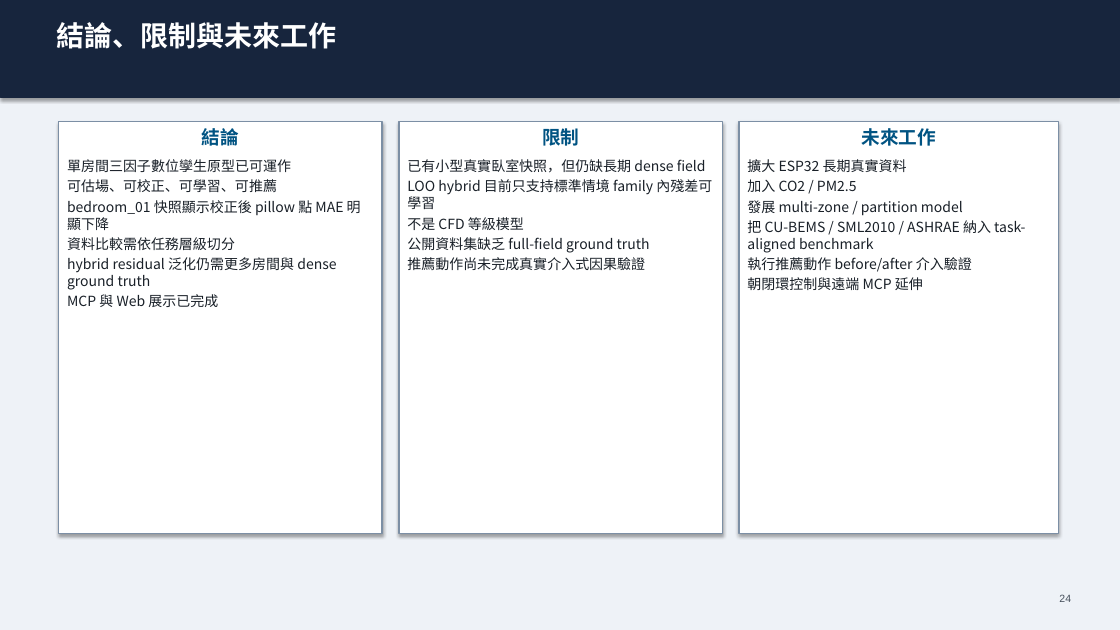
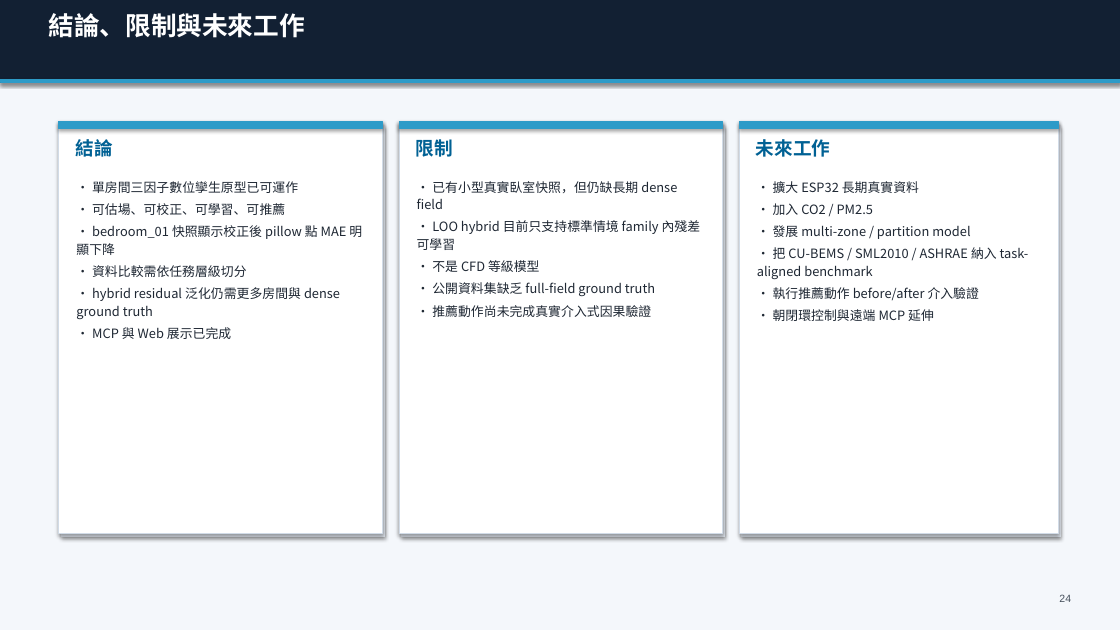
Before and after one commit to Yunitrish006006/A-Spatial-Digital-Twin-Prototype-for-Indoor-Spaces-with-Environmental-Factors, a slide deck: slide 24 of docs/papers/thesis/thesis_presentation_zh_30min.pptx. Drawn at 1120x630 pixels with LibreOffice and Linux fonts; fonts in the diff are those of the drawing. Boxes give left, top, right and bottom in pixels: in the first picture for what was removed or moved away, otherwise in the second. Text is boxed around its words. In the diff, an @@ line names an element or a change of style, - is before the commit and + after.

```diff
--- a/docs/papers/thesis/thesis_presentation_zh_30min.pptx
+++ b/docs/papers/thesis/thesis_presentation_zh_30min.pptx
@@ background #EEF2F7 to #F4F7FB @@
@@ rectangle: place and size @@
-rectangle at box(0, 0, 1120, 97)
+rectangle at box(0, 0, 1120, 82)
@@ rectangle at box(0, 0, 1120, 82): fill #17253D to #122033; outline #17253D 0.75 pt to #122033 0.75 pt @@
@@ text "結論、限制與未來工作" at box(49, 13, 305, 38): size 24 to 22 pt @@
@@ rectangle added at box(0, 80, 1120, 82), fill #2D9BC8, outline #2D9BC8 0.75 pt @@
@@ rectangle added at box(59, 122, 382, 534), fill #FFFFFF, outline #D1DBE7 0.8 pt @@
@@ rectangle added at box(59, 122, 382, 129), fill #2D9BC8, outline #2D9BC8 0.75 pt @@
@@ rectangle added at box(61, 125, 385, 537), fill #E2E8F0, outline #E2E8F0 0.75 pt @@
@@ text added at box(76, 139, 113, 157), 16 pt, text #006194, bold @@
+結論
@@ rectangle added at box(399, 122, 723, 534), fill #FFFFFF, outline #D1DBE7 0.8 pt @@
@@ rectangle added at box(399, 122, 723, 129), fill #2D9BC8, outline #2D9BC8 0.75 pt @@
@@ rectangle added at box(402, 125, 725, 537), fill #E2E8F0, outline #E2E8F0 0.75 pt @@
@@ text added at box(416, 139, 453, 157), 16 pt, text #006194, bold @@
+限制
@@ rectangle added at box(739, 122, 1059, 534), fill #FFFFFF, outline #D1DBE7 0.8 pt @@
@@ rectangle added at box(739, 122, 1059, 129), fill #2D9BC8, outline #2D9BC8 0.75 pt @@
@@ rectangle added at box(742, 125, 1061, 537), fill #E2E8F0, outline #E2E8F0 0.75 pt @@
@@ text added at box(756, 139, 830, 157), 16 pt, text #006194, bold @@
+未來工作
@@ text "• 單房間三因子數位孿生原型已可運作": place and size @@
-text "• 單房間三因子數位孿生原型已可運作" at box(59, 122, 382, 534)
+text "• 單房間三因子數位孿生原型已可運作" at box(76, 181, 362, 339)
@@ text "• 已有小型真實臥室快照，但仍缺長期 dense field": place and size @@
-text "• 已有小型真實臥室快照，但仍缺長期 dense field" at box(399, 122, 723, 534)
+text "• 已有小型真實臥室快照，但仍缺長期 dense field" at box(417, 181, 701, 317)
@@ fill #FFFFFF to none; outline #7C8FA5 1.2 pt to none; shadow off in 3 elements at box(76, 181, 362, 339), box(417, 181, 701, 317), box(757, 181, 1029, 321) @@
@@ text "• 擴大 ESP32 長期真實資料": place and size @@
-text "• 擴大 ESP32 長期真實資料" at box(739, 122, 1059, 534)
+text "• 擴大 ESP32 長期真實資料" at box(757, 181, 1029, 321)
@@ text at box(76, 181, 362, 339): text changed; size 12 to 11 pt; text colour #192028 to #1E2733 @@
-結論
-單房間三因子數位孿生原型已可運作
-可估場、可校正、可學習、可推薦
-bedroom_01 快照顯示校正後 pillow 點 MAE 明顯下降
-資料比較需依任務層級切分
-hybrid residual 泛化仍需更多房間與 dense ground truth
-MCP 與 Web 展示已完成
+• 單房間三因子數位孿生原型已可運作
+• 可估場、可校正、可學習、可推薦
+• bedroom_01 快照顯示校正後 pillow 點 MAE 明顯下降
+• 資料比較需依任務層級切分
+• hybrid residual 泛化仍需更多房間與 dense ground truth
+• MCP 與 Web 展示已完成
@@ text at box(417, 181, 701, 317): text changed; size 12 to 11 pt; text colour #192028 to #1E2733 @@
-限制
-已有小型真實臥室快照，但仍缺長期 dense field
-LOO hybrid 目前只支持標準情境 family 內殘差可學習
-不是 CFD 等級模型
-公開資料集缺乏 full-field ground truth
-推薦動作尚未完成真實介入式因果驗證
+• 已有小型真實臥室快照，但仍缺長期 dense field
+• LOO hybrid 目前只支持標準情境 family 內殘差可學習
+• 不是 CFD 等級模型
+• 公開資料集缺乏 full-field ground truth
+• 推薦動作尚未完成真實介入式因果驗證
@@ text at box(757, 181, 1029, 321): text changed; size 12 to 11 pt; text colour #192028 to #1E2733 @@
-未來工作
-擴大 ESP32 長期真實資料
-加入 CO2 / PM2.5
-發展 multi-zone / partition model
-把 CU-BEMS / SML2010 / ASHRAE 納入 task-aligned benchmark
-執行推薦動作 before/after 介入驗證
-朝閉環控制與遠端 MCP 延伸
+• 擴大 ESP32 長期真實資料
+• 加入 CO2 / PM2.5
+• 發展 multi-zone / partition model
+• 把 CU-BEMS / SML2010 / ASHRAE 納入 task-aligned benchmark
+• 執行推薦動作 before/after 介入驗證
+• 朝閉環控制與遠端 MCP 延伸
```
Also in this commit, not shown: 52 other slides changed, 2 other files.
